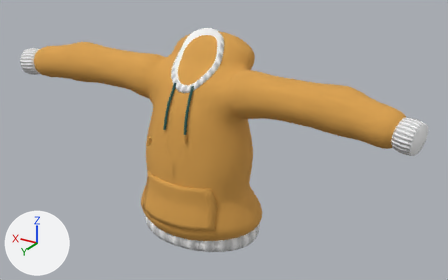
The glTF model characters/parts/hoodie_f/art/hoodie_f.glb as it was, and as the next commit left it.
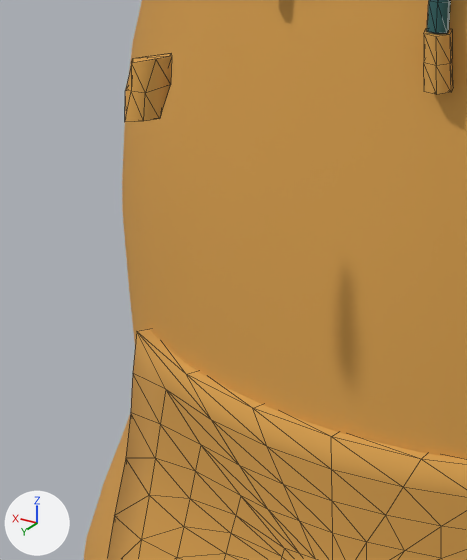
Old and new are each drawn whole from a 50 mm camera at (-0.959, 1.455, 1.853) aimed at (-0.075, -0.017, 1.117) and again close up on the part from 29% to 42% of the width and 47% to 71% of the height. The axes (+X, +Y, +Z) are drawn at lower left. The lights are the same throughout. The last two pictures show the newer version. Both versions are drawn at full value of the shape key 'Chest_Size' of 'AgletR'; the numbers are the values there. The close-ups show mesh edges as thin lines. Vertices at exactly the same position are counted once.

Names of what the first close-up shows: 'AgletL', 'AgletR', 'Pocket', 'StringL', 'Top'.
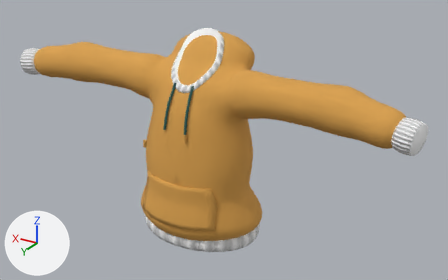
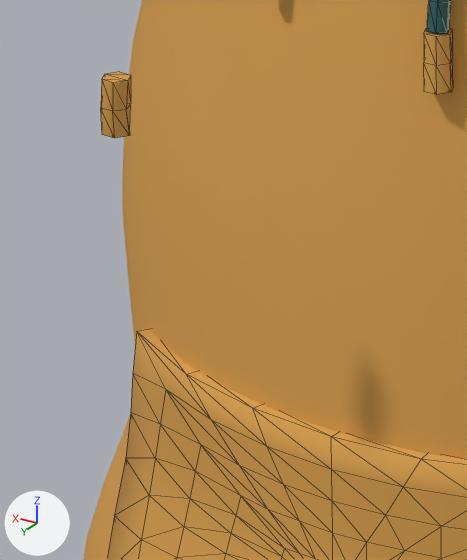
Boxes [x1, y1, x2, y2] around the edits, measured in the close-ups (467 x 560 px):
'AgletR', reshaped (35% narrower): before [125, 53, 172, 122]; after [101, 72, 131, 138]

Patch to the scene script:
```diff
--- a/characters/parts/hoodie_f/art/hoodie_f.glb.py
+++ b/characters/parts/hoodie_f/art/hoodie_f.glb.py
@@ me_agletr @@
 # used by ob_agletr; location = (0.0, 0.0, 0.0)
-me_agletr.from_pydata(...)  # 18 vertices, 32 faces; spans x 0.0306..0.0419, y 0.1911..0.2107, z 1.1576..1.1793
+me_agletr.from_pydata(...)  # 18 vertices, 32 faces; spans x 0.0306..0.0419, y 0.2133..0.2242, z 1.1576..1.1793
+# me_agletr part 1: 18 of 18 vertices moved; they spanned x 0.0306..0.0419, y 0.1911..0.2107, z 1.1576..1.1793 and now span x 0.0306..0.0419, y 0.2133..0.2242, z 1.1576..1.1793; mean shift (0.0, 0.0174, 0.0)
 me_agletr.materials.append(mat_ck2_aglet)
```
